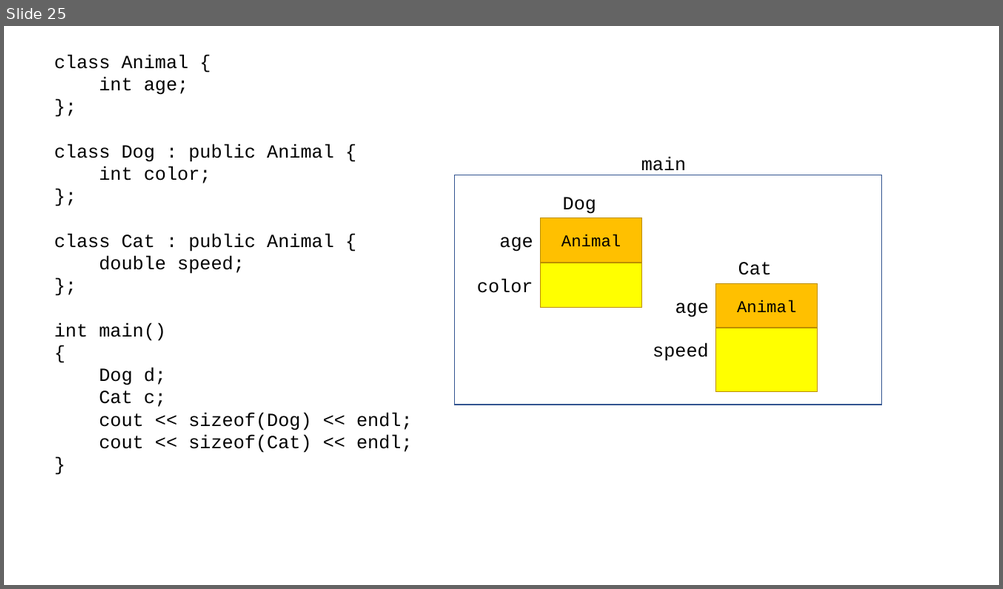
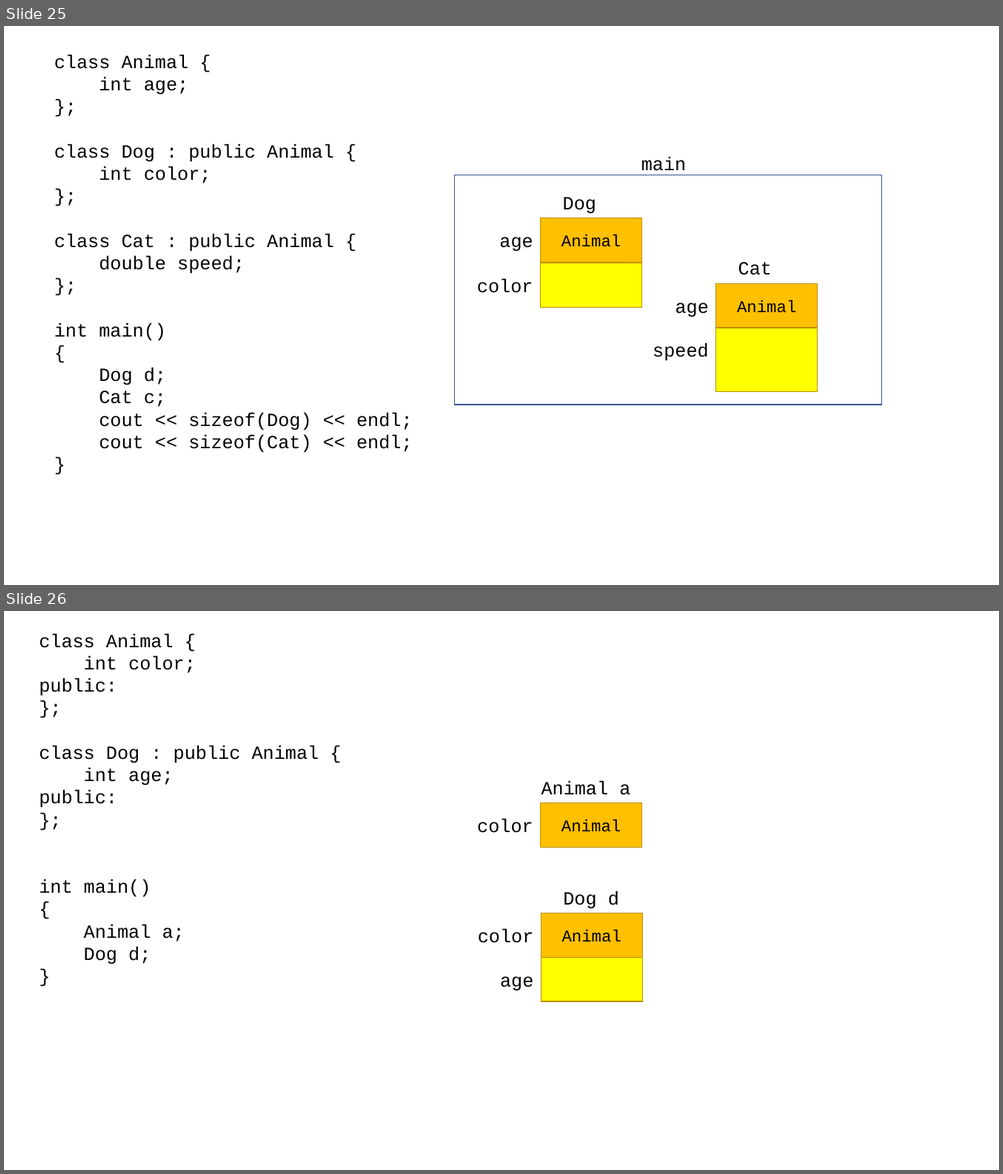
Before and after one commit to Seyoung9304/hyundai_swip, a slide deck: cpp/230223.pptx. Shown one above the other, each under a label of ours: slide 25 before the commit, slides 25 and 26 after it. The pictures are 1003x589 and 1003x1174 pixels, drawn with LibreOffice and Linux fonts; fonts in the diff are those of the drawing. Boxes give left, top, right and bottom in pixels: in the first picture for what was removed or moved away, otherwise in the second. Text is boxed around its words. In the diff, an @@ line names an element or a change of style, - is before the commit and + after.

```diff
--- a/cpp/230223.pptx
+++ b/cpp/230223.pptx
@@ slide 26 added at [4, 611, 999, 1170], background #FFFFFF @@
@@ text added at [39, 633, 319, 965], 18 pt, text #000000 @@
+class Animal {
+int color;
+public:
+};
+class Dog : public Animal {
+int age;
+public:
+};
+int main()
+{
+Animal a;
+Dog d;
+}
@@ text added at [541, 780, 630, 795], 18 pt, text #000000 @@
+Animal a
@@ rectangle added at [540, 803, 642, 848], fill #FFC000, outline #BD8E00 1 pt, 16 pt, text #000000 @@
+Animal
@@ text added at [477, 819, 533, 833], 18 pt, text #000000 @@
+color
@@ text added at [563, 891, 619, 909], 18 pt, text #000000 @@
+Dog d
@@ rectangle added at [541, 914, 643, 958], fill #FFC000, outline #BD8E00 1 pt, 16 pt, text #000000 @@
+Animal
@@ text added at [478, 929, 534, 943], 18 pt, text #000000 @@
+color
@@ rectangle added at [541, 958, 643, 1002], fill #FFFF00, outline #BD8E00 1 pt @@
@@ text added at [500, 977, 533, 991], 18 pt, text #000000 @@
+age
```
Also in this commit, not shown: 5 other slides added, 1 other file.
